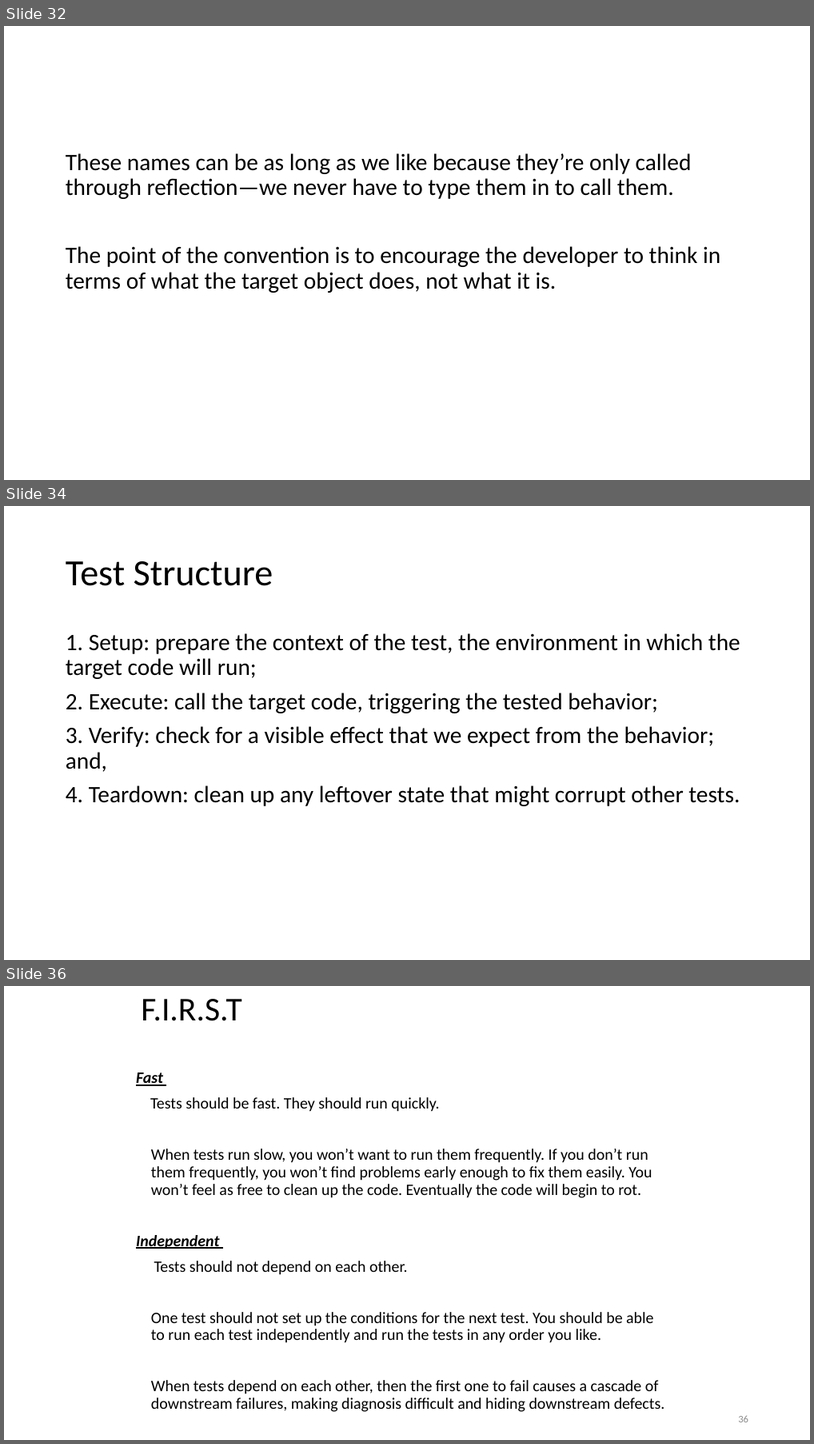
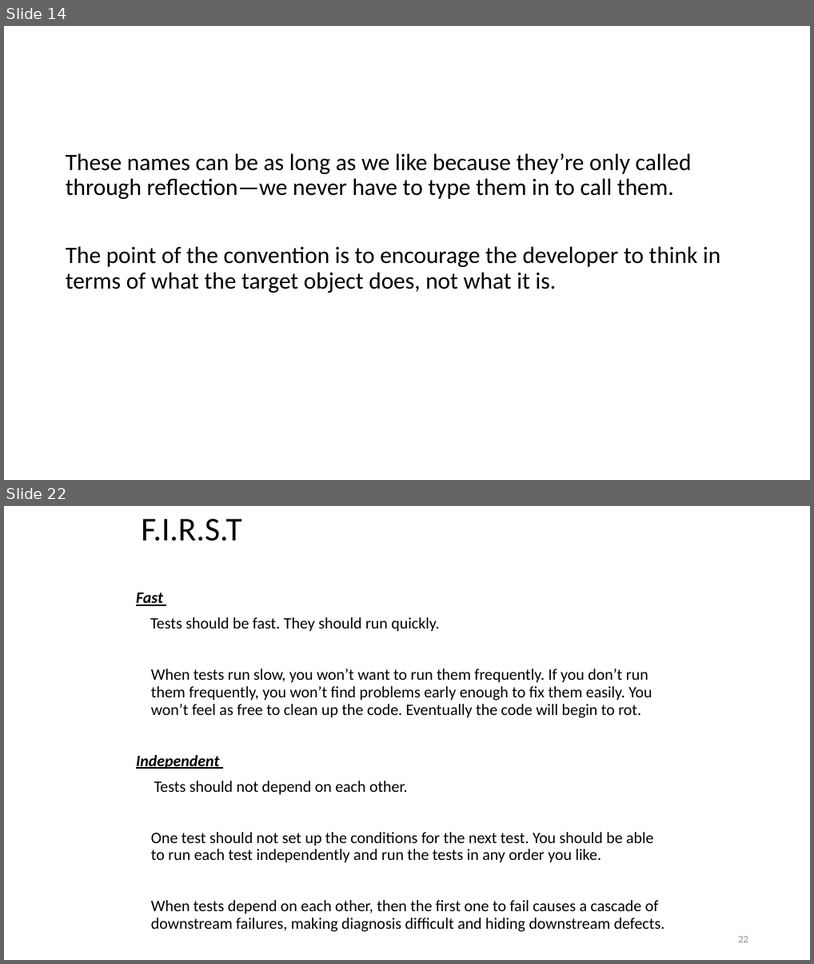
Before and after one commit to SunilPrasad/GithubRepo, a slide deck: TDDExamples/Persentation/TDD.pptx. Shown one above the other, each under a label of ours: slides 32, 34 and 36 before the commit, slides 14 and 22 after it; the slides between them are not shown. The pictures are 814x1444 and 814x964 pixels, drawn with LibreOffice and Linux fonts; fonts in the diff are those of the drawing. Boxes give left, top, right and bottom in pixels: in the first picture for what was removed or moved away, otherwise in the second. Text is boxed around its words. In the diff, an @@ line names an element or a change of style, - is before the commit and + after.

```diff
--- a/TDDExamples/Persentation/TDD.pptx
+++ b/TDDExamples/Persentation/TDD.pptx
@@ slide 34 removed at (x1=4, y1=506, x2=810, y2=960), background #FFFFFF @@
@@ title removed at (x1=66, y1=561, x2=274, y2=586) @@
-Test Structure
@@ text removed at (x1=66, y1=633, x2=741, y2=806) @@
-1. Setup: prepare the context of the test, the environment in which the target code will run;
-2. Execute: call the target code, triggering the tested behavior;
-3. Verify: check for a visible effect that we expect from the behavior; and,
-4. Teardown: clean up any leftover state that might corrupt other tests.
@@ what was slide 32 is now slide 14 @@
@@ what was slide 36 is now slide 22 @@
@@ page number at (x1=738, y1=936, x2=749, y2=942): text changed @@
-36
+22
```
Also in this commit, not shown: 4 slides changed, 4 slides added, 11 other slides removed.
